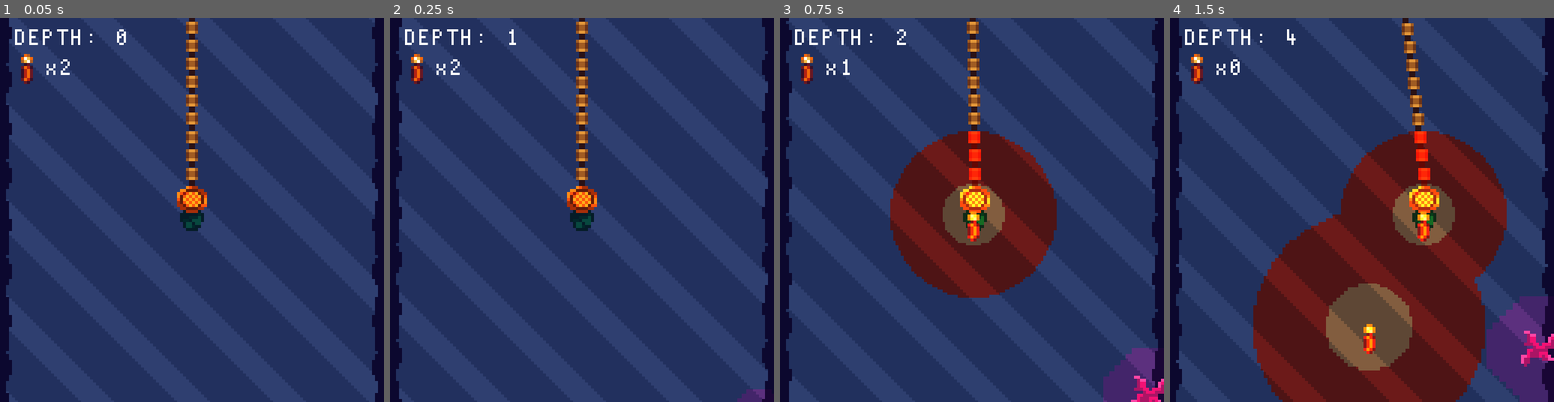
Above: before the commit, frames 1-4 (left to right).
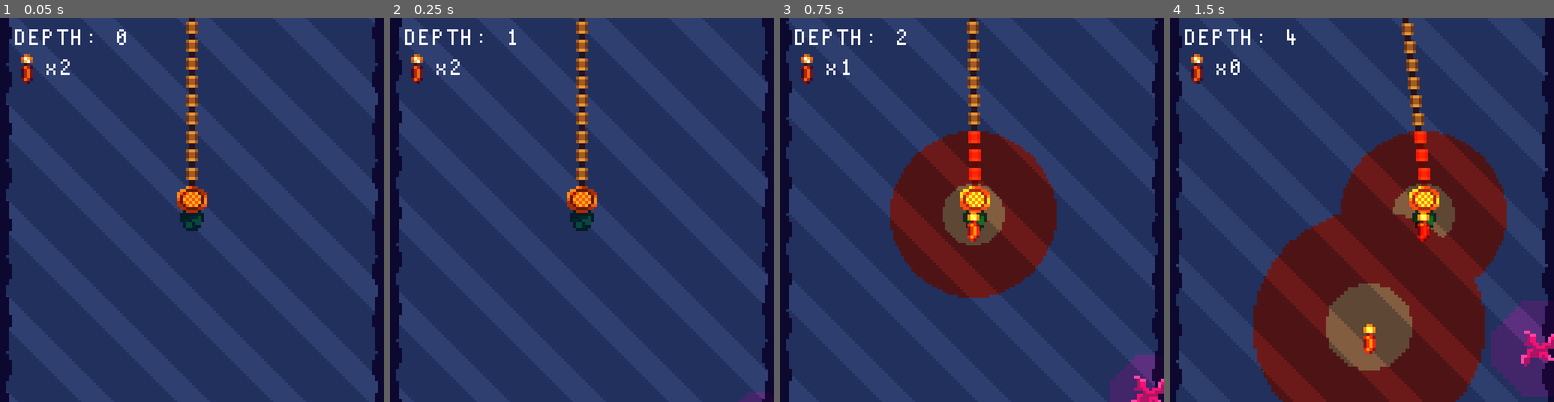
Above: after the commit, the same moments.

Repository: conner-calhoun/LD48-aquanaut
Game: Godot game, scene res://scn/TheTrench.tscn
Same seed, same stepped clock (60 frames per second), same inputs: the game is played once before the commit and once after it. The project has no main scene, so this scene is started directly.
Inputs:
- Up to frame 1 (0.05 s): no input
- Up to frame 2 (0.25 s): no input
- Up to frame 3 (0.75 s): hold D (right) from 0.53 s (still down); tap Space (action) at 0.6 s
- Up to frame 4 (1.5 s): release D (right) at 1.28 s; hold A (left) from 1.28 s (still down); tap Space (action) at 1.35 s

Frame 1 is identical in both runs. In frame 2, less than 0.1% of the frame differs, in the area x 90-98%, y 96-100%; in frame 3, 0.4%; in frame 4, 1.1%, in the area x 53-99%, y 51-100%.

Commit message:
some tweaks

Diff:
--- a/obj/Flare.gd
+++ b/obj/Flare.gd
@@ -9,7 +9,7 @@
 var velocity = Vector2.ZERO
 
 onready var hang_time = 3
-onready var final_speed = 1
+onready var final_speed = 10
 
 func init(pos: Vector2, vel: Vector2, player_node: KinematicBody2D):
 	position = pos
@@ -27,9 +27,9 @@
 	if time > hang_time:
 		velocity.y = lerp(velocity.y, final_speed, .1)
 	elif time > 1:
-		velocity.y = lerp(velocity.y, final_speed, .5)
+		velocity.y = lerp(velocity.y, final_speed, .05)
 
 	velocity = move_and_slide(velocity, Vector2(0, -1))
 
-	if position.y < -128:
+	if position.y < player.position.y - 128:
 		queue_free()
--- a/obj/GlowCoral.gd
+++ b/obj/GlowCoral.gd
@@ -3,7 +3,10 @@
 onready var light = $Light2D
 onready var time = 0
 
+const oscillation = .5
+const grow = 1.2
+
 func _physics_process(delta):
 	# handle oscillation
 	time += delta
-	light.texture_scale = 1.2 + abs((sin(time*1.1) * 1))
+	light.texture_scale = 1.2 + abs((sin(time*oscillation) * grow))
Binary file changed: icon.png
